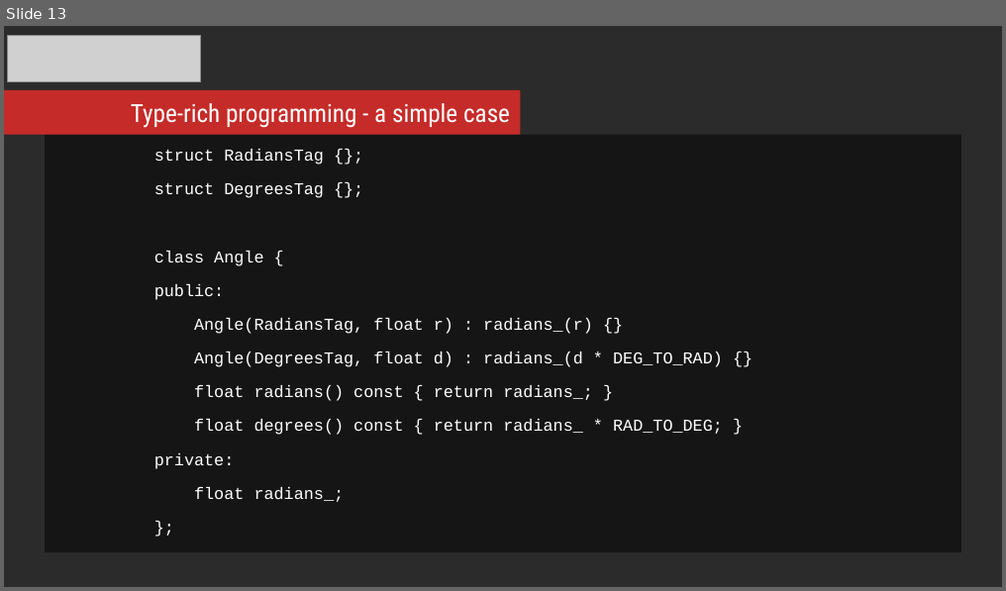
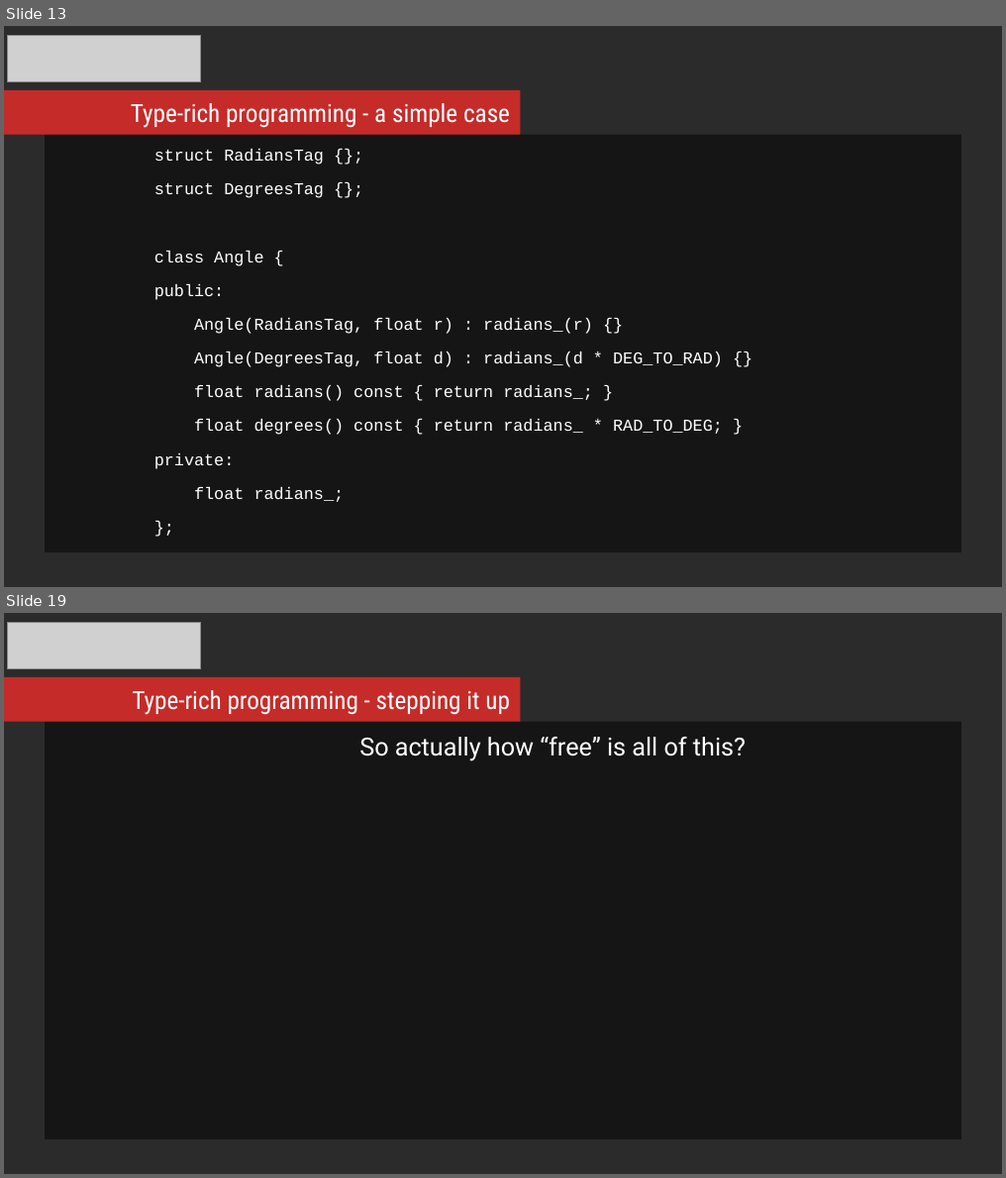
Before and after one commit to mikosz/type-safety, a slide deck: ask-not-what-you-can-do-for-the-compiler.odp. Shown one above the other, each under a label of ours: slide 13 before the commit, slides 13 and 19 after it; the slides between them are not shown. The pictures are 1006x591 and 1006x1178 pixels, drawn with LibreOffice and Linux fonts; fonts in the diff are those of the drawing; grey boxes stand for pictures; background and template pictures are left out; a plain dark background stands for a picture behind light text. Boxes give left, top, right and bottom in pixels: in the first picture for what was removed or moved away, otherwise in the second. Text is boxed around its words. In the diff, an @@ line names an element or a change of style, - is before the commit and + after.

```diff
--- a/ask-not-what-you-can-do-for-the-compiler.odp
+++ b/ask-not-what-you-can-do-for-the-compiler.odp
@@ slide 19 added at (x1=4, y1=613, x2=1002, y2=1174), background picture (left out) @@
@@ picture added at (x1=8, y1=622, x2=202, y2=668) @@
@@ rectangle added at (x1=4, y1=677, x2=520, y2=721), fill #C52B28 @@
@@ text added at (x1=132, y1=690, x2=510, y2=715), 18 pt, text #FFFFFF @@
+Type-rich programming - stepping it up
@@ rectangle added at (x1=45, y1=722, x2=961, y2=1140), fill #000000 at 51% opacity, 18 pt, text #FFFFFF @@
+So actually how “free” is all of this?
```
Also in this commit, not shown: 1 slide changed, 5 other slides added, 8 other files.
